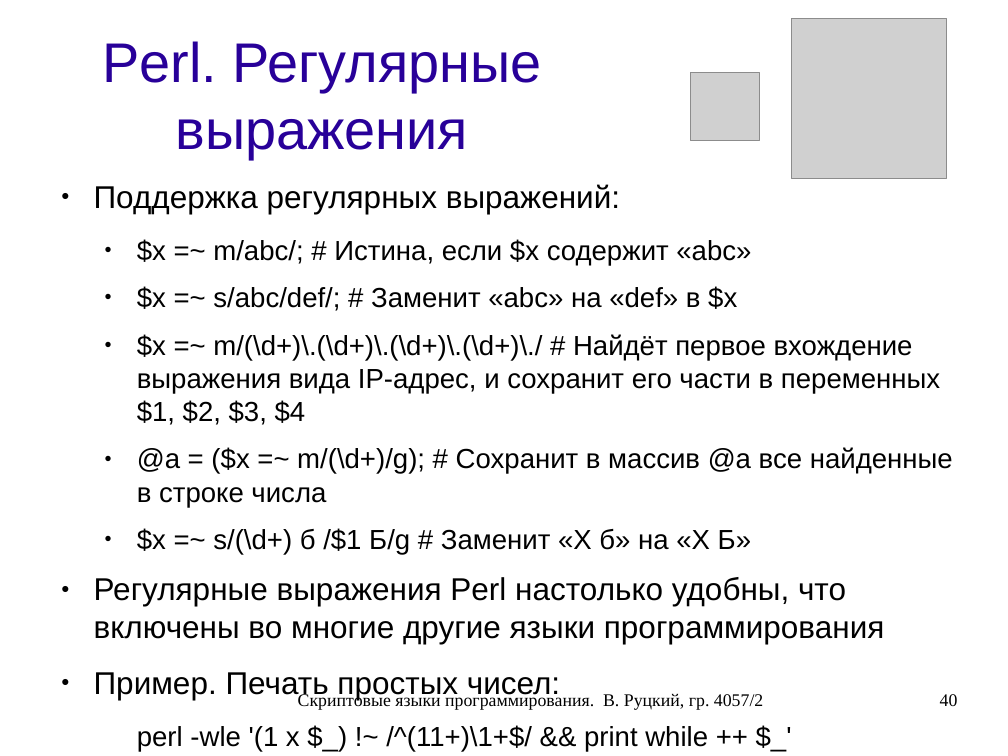
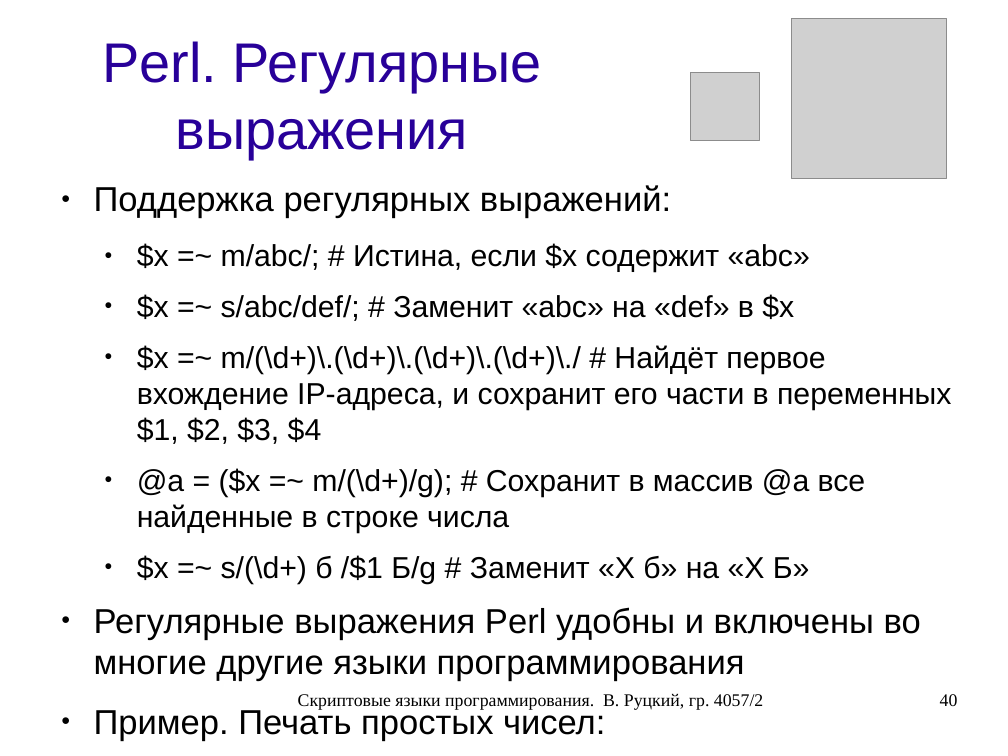
Before and after one commit to rutsky/semester07, a slide deck: slide 40 of Operation_systems/scripting_languages/40572_Rutsky_Scripting_languages.odp. Drawn at 1008x756 pixels with LibreOffice and Linux fonts; fonts in the diff are those of the drawing; grey boxes stand for pictures. Boxes give left, top, right and bottom in pixels: in the first picture for what was removed or moved away, otherwise in the second. Text is boxed around its words. In the diff, an @@ line names an element or a change of style, - is before the commit and + after.

```diff
--- a/Operation_systems/scripting_languages/40572_Rutsky_Scripting_languages.odp
+++ b/Operation_systems/scripting_languages/40572_Rutsky_Scripting_languages.odp
@@ text at (94, 185, 866, 584): size 24.8 to 27.2 pt in "Поддержка регулярных выражений:", "Пример. Печать простых чисел:"; size 21.7 to 23.8 pt in "$x =~ m/abc/; # Истина, если $x ...", "$x =~ s/abc/def/; # Заменит «abc» на ...", "@a = ($x =~ m/(\d+)/g); # Сохранит ...", "$x =~ s/(\d+) б /$1 Б/g # ..." and 1 more places @@
@@ text at (137, 345, 951, 444): text changed; size 21.7 to 23.8 pt @@
-  ● $x =~ m/(\d+)\.(\d+)\.(\d+)\.(\d+)\./ # Найдёт первое вхождение выражения вида IP-адрес, и сохранит его части в переменных $1, $2, $3, $4
+  ● $x =~ m/(\d+)\.(\d+)\.(\d+)\.(\d+)\./ # Найдёт первое вхождение IP-адреса, и сохранит его части в переменных $1, $2, $3, $4
@@ text at (94, 607, 921, 681): text changed; size 24.8 to 27.2 pt @@
-● Регулярные выражения Perl настолько удобны, что включены во многие другие языки программирования
+● Регулярные выражения Perl удобны и включены во многие другие языки программирования
```
Also in this commit, not shown: 9 other slides changed, 1 slide removed.
